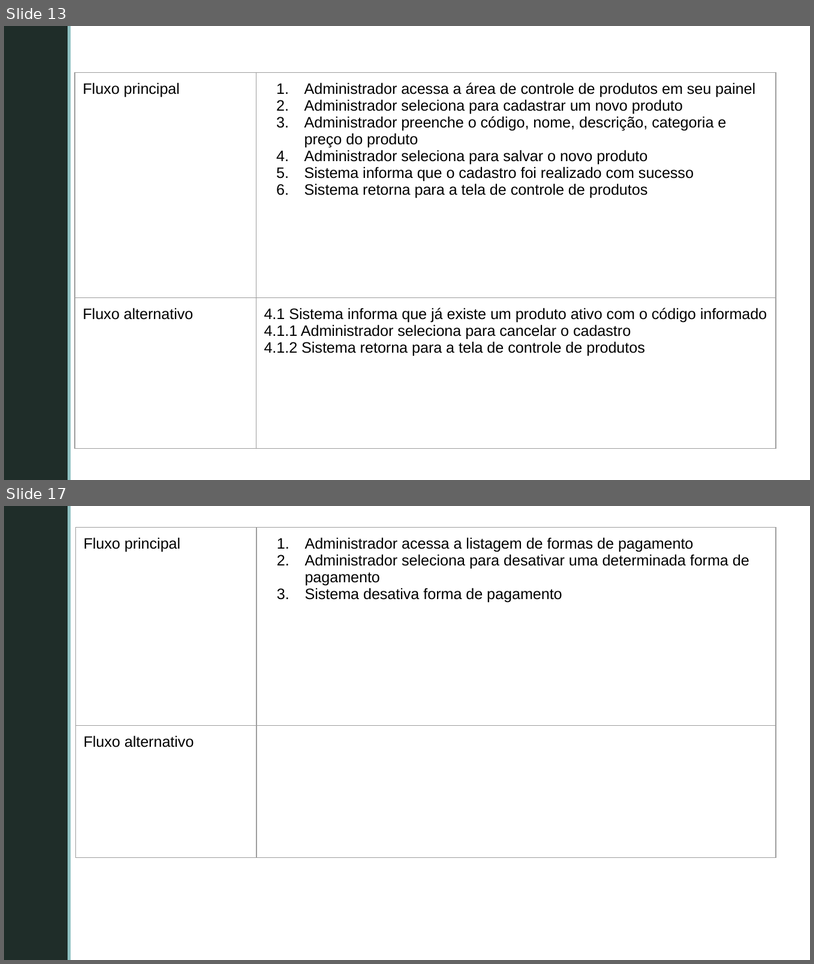
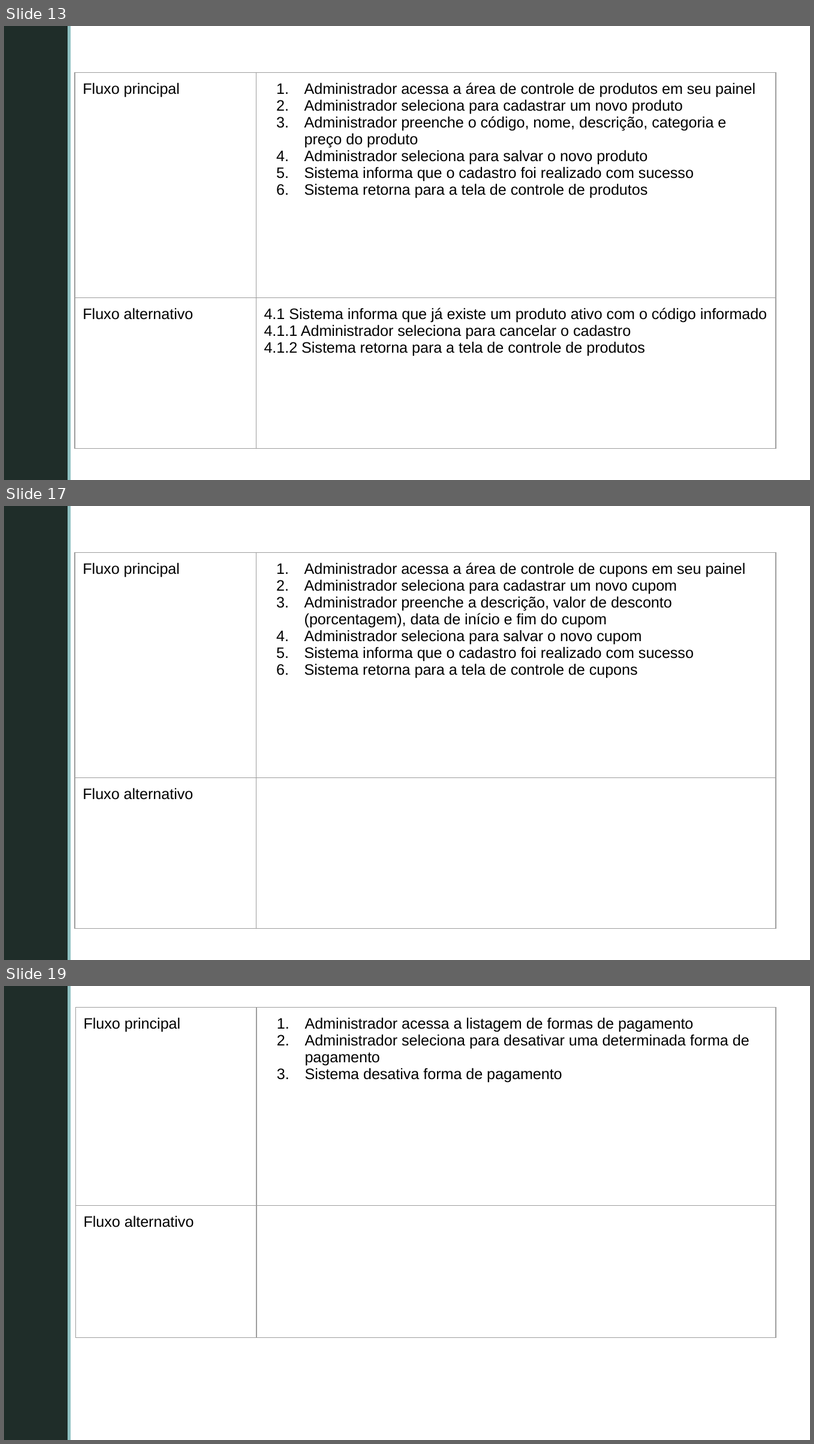
Before and after one commit to GabrielFVieira/PDV_Grupo5_Projeto_Software, a slide deck: documentos/Casos de Uso/CasosDeUso_Requisitos.pptx. Shown one above the other, each under a label of ours: slides 13 and 17 before the commit, slides 13, 17 and 19 after it; the slides between them are not shown. The pictures are 814x964 and 814x1444 pixels, drawn with LibreOffice and Linux fonts; fonts in the diff are those of the drawing; background and template pictures are left out. Boxes give left, top, right and bottom in pixels: in the first picture for what was removed or moved away, otherwise in the second. Text is boxed around its words. In the diff, an @@ line names an element or a change of style, - is before the commit and + after.

```diff
--- a/documentos/Casos de Uso/CasosDeUso_Requisitos.pptx
+++ b/documentos/Casos de Uso/CasosDeUso_Requisitos.pptx
@@ slide 17 added at (x1=4, y1=506, x2=810, y2=960), background picture (left out); not listed: 2 template elements that a slide beside it also shows @@
@@ table added at (x1=75, y1=552, x2=777, y2=816), 2 rows, 2 columns @@
+Fluxo principal | Administrador acessa a área de controle de cupons em seu painel / Administrador seleciona para cadastrar um novo cupom / Administrador preenche a descrição, valor de desconto (porcentagem), data de início e fim do cupom / Administrador seleciona para salvar o novo cupom / Sistema informa que o cadastro foi realizado com sucesso / Sistema retorna para a tela de controle de cupons
+Fluxo alternativo | 
@@ what was slide 17 is now slide 19 @@
```
Also in this commit, not shown: 7 slides changed, 1 other slide added, 1 other file.
